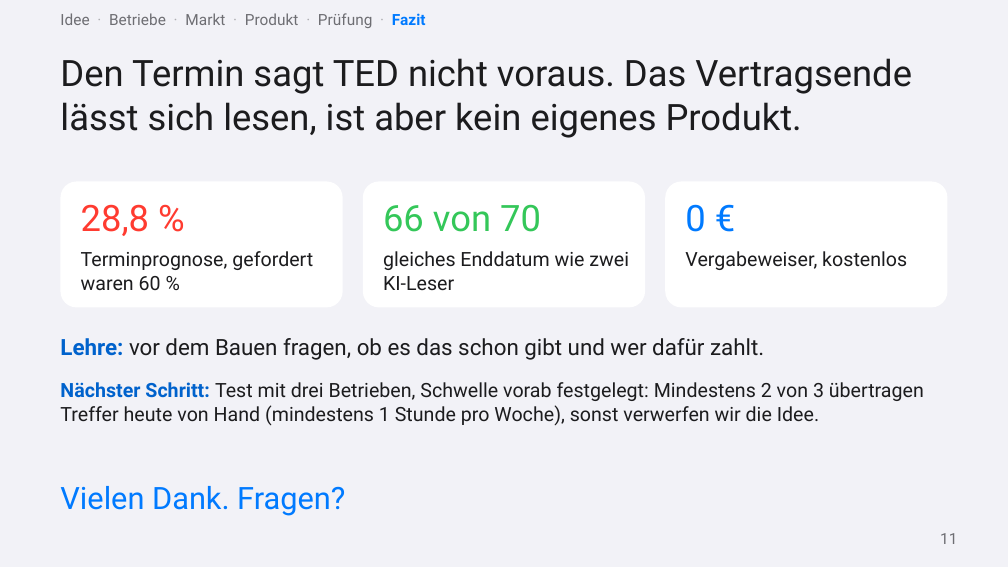
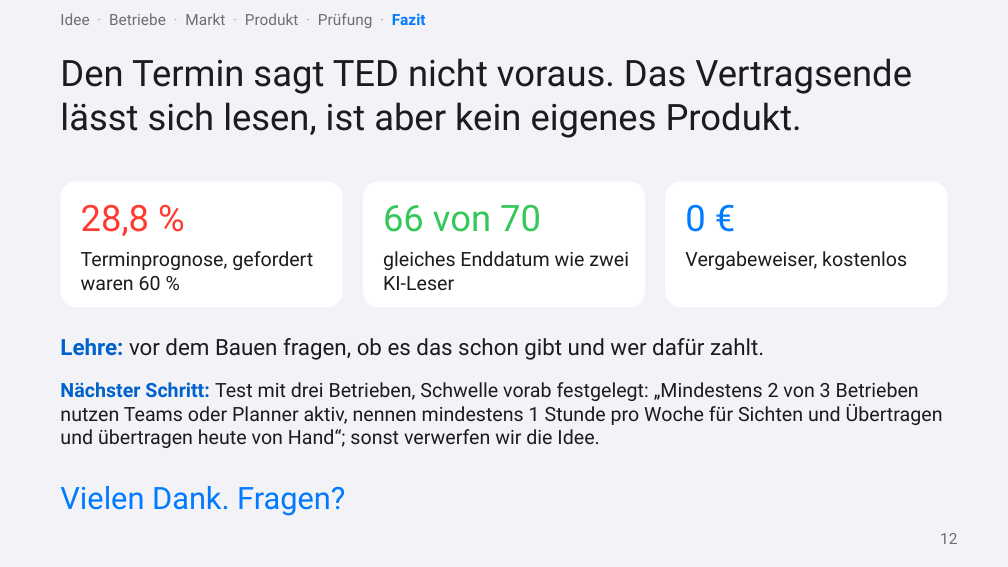
Before and after one commit to ludwigrichthammer9-web/vergabe_radar, a slide deck: slide 12 of docs/vortrag/vortrag_vergabe_radar.pptx (slide 11 before the commit). Drawn at 1008x567 pixels with LibreOffice and Linux fonts; fonts in the diff are those of the drawing. Boxes give left, top, right and bottom in pixels: in the first picture for what was removed or moved away, otherwise in the second. Text is boxed around its words. In the diff, an @@ line names an element or a change of style, - is before the commit and + after.

```diff
--- a/docs/vortrag/vortrag_vergabe_radar.pptx
+++ b/docs/vortrag/vortrag_vergabe_radar.pptx
@@ text at (x1=60, y1=382, x2=943, y2=448): text changed @@
-Nächster Schritt: Test mit drei Betrieben, Schwelle vorab festgelegt: Mindestens 2 von 3 übertragen Treffer heute von Hand (mindestens 1 Stunde pro Woche), sonst verwerfen wir die Idee.
+Nächster Schritt: Test mit drei Betrieben, Schwelle vorab festgelegt: „Mindestens 2 von 3 Betrieben nutzen Teams oder Planner aktiv, nennen mindestens 1 Stunde pro Woche für Sichten und Übertragen und übertragen heute von Hand“; sonst verwerfen wir die Idee.
@@ text at (x1=940, y1=533, x2=957, y2=544): text changed @@
-11
+12
```
Also in this commit, not shown: 11 other slides changed, 4 slides added, 1 slide removed, 2 other files.
